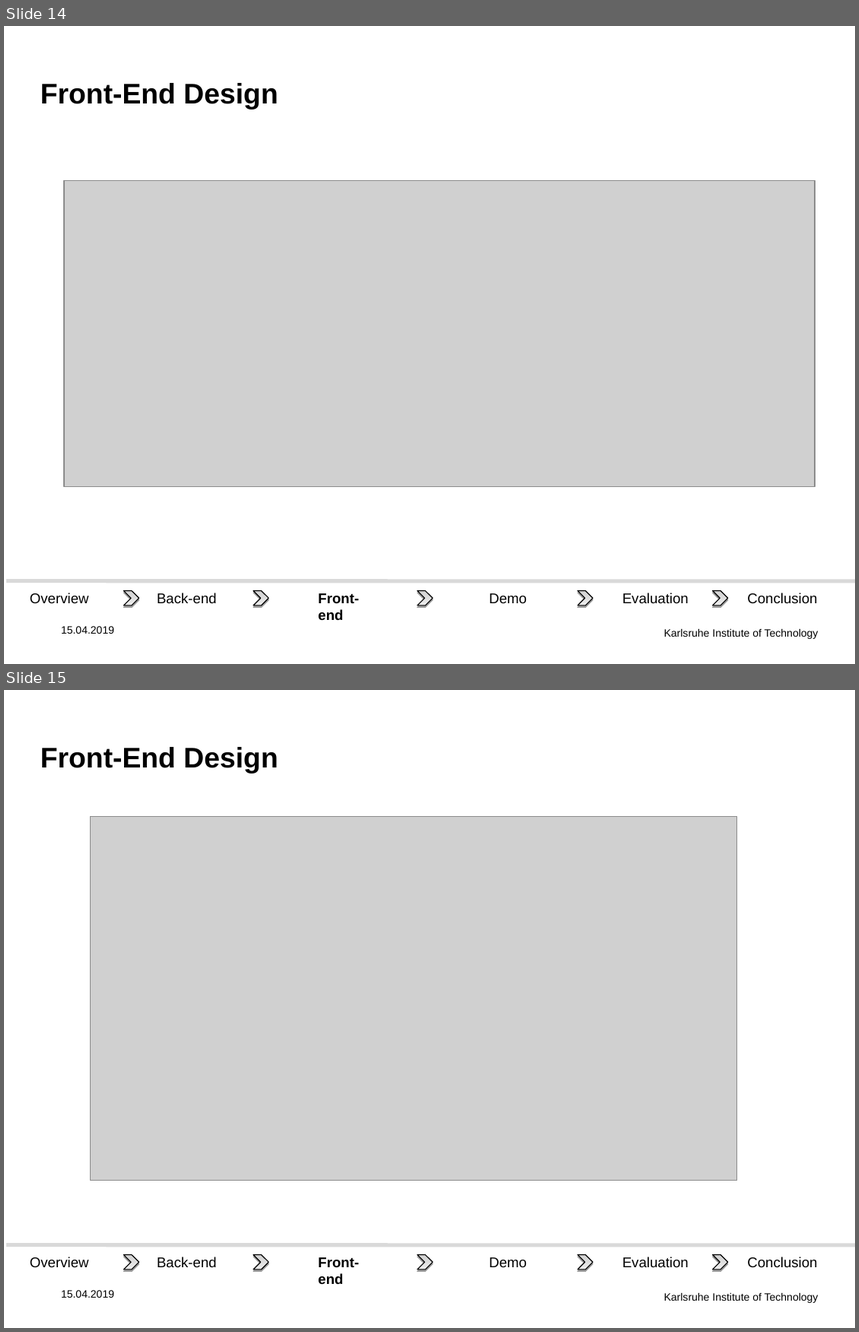
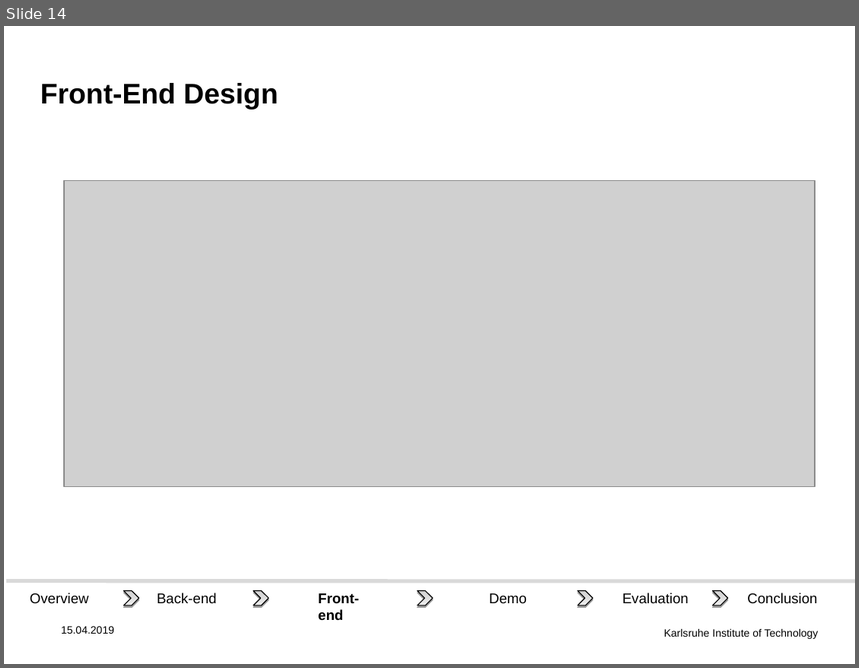
Before and after one commit to DHSTTOS/documents, a slide deck: final_presentation/final-pres3.odp. Shown one above the other, each under a label of ours: slides 14 and 15 before the commit, slide 14 after it. The pictures are 859x1332 and 859x668 pixels, drawn with LibreOffice and Linux fonts; fonts in the diff are those of the drawing; grey boxes stand for pictures; background and template pictures are left out. Boxes give left, top, right and bottom in pixels: in the first picture for what was removed or moved away, otherwise in the second. Text is boxed around its words. In the diff, an @@ line names an element or a change of style, - is before the commit and + after.

Commit message:
In "Architecture", move front-end before back-end. Remove the first slide with the application screenshot. Add "extensibility" to nonfunctional requirements. In "Lessons learned", add "and protocolls".

```diff
--- a/final_presentation/final-pres3.odp
+++ b/final_presentation/final-pres3.odp
@@ slide 15 removed at <box>4,690,855,1328</box>, background picture (left out); not listed: 1 template element that a slide beside it also shows @@
@@ title removed at <box>40,747,278,773</box> @@
-Front-End Design
@@ picture removed at <box>90,816,737,1180</box> @@
@@ group removed at <box>6,1245,855,1274</box>: 5 chevrons, 3 texts, 3 rectangles, 1 line @@
-Back-end
-Evaluation
-Front-end
-Conclusion
-Overview
-Demo
@@ text removed at <box>61,1290,114,1298</box> @@
-15.04.2019
```
Also in this commit, not shown: 3 slides changed, 1 other file.
